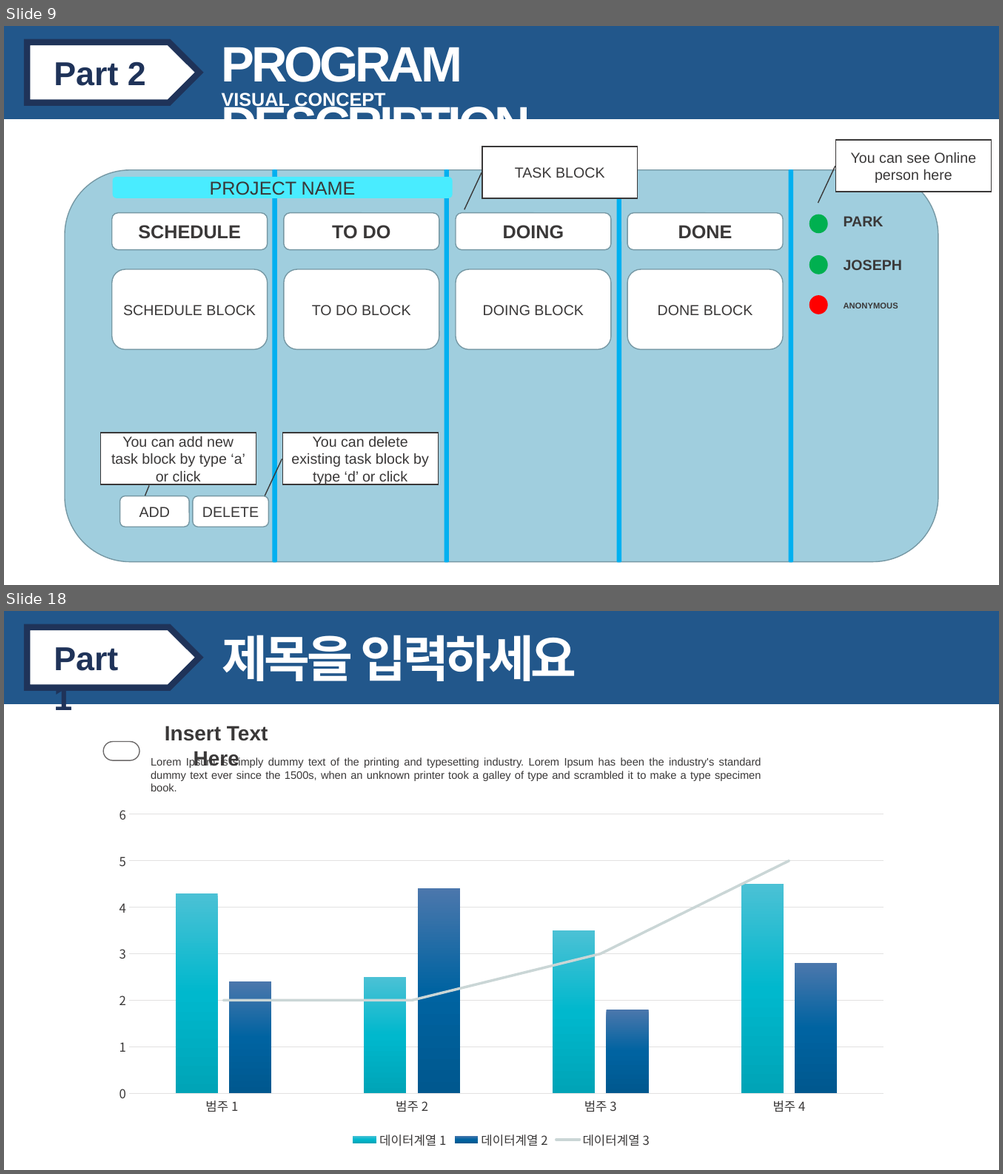
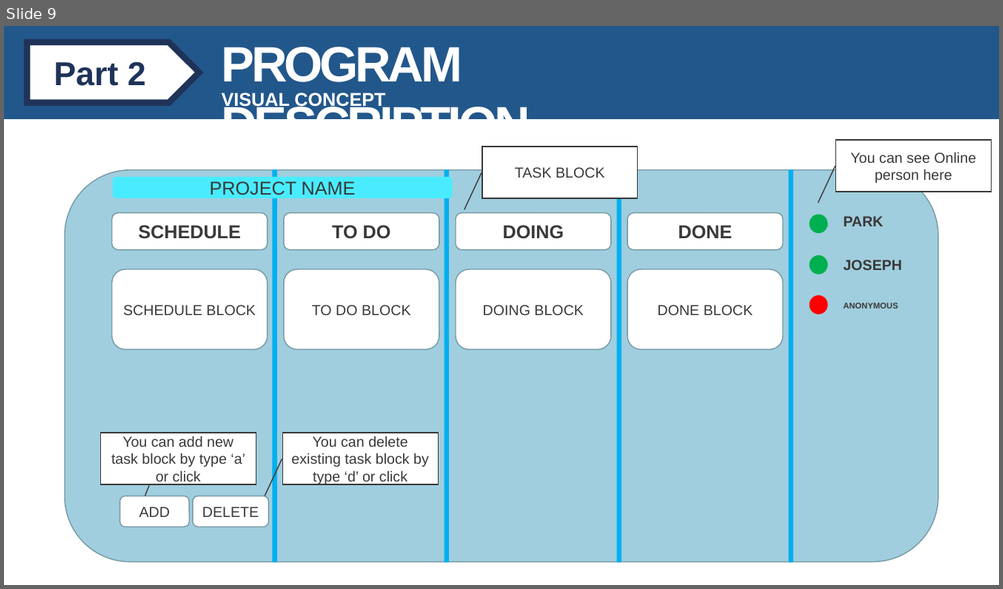
Before and after one commit to sysprogramming/sysproj, a slide deck: TEAM 11.pptx. Shown one above the other, each under a label of ours: slides 9 and 18 before the commit, slide 9 after it; the slides between them are not shown. The pictures are 1003x1174 and 1003x589 pixels, drawn with LibreOffice and Linux fonts; fonts in the diff are those of the drawing. Boxes give left, top, right and bottom in pixels: in the first picture for what was removed or moved away, otherwise in the second. Text is boxed around its words. In the diff, an @@ line names an element or a change of style, - is before the commit and + after.

```diff
--- a/TEAM 11.pptx
+++ b/TEAM 11.pptx
@@ slide 18 removed at bbox=[4, 611, 999, 1170], background #FFFFFF @@
@@ rectangle removed at bbox=[4, 611, 999, 704] @@
@@ pentagon arrow removed at bbox=[27, 627, 199, 688] @@
@@ text removed at bbox=[54, 647, 118, 716] @@
-Part 1
@@ text removed at bbox=[222, 635, 577, 681] @@
-제목을 입력하세요
@@ rounded rectangle removed at bbox=[103, 741, 140, 760] @@
@@ text removed at bbox=[165, 726, 268, 766] @@
-Insert Text Here
@@ text removed at bbox=[151, 757, 761, 792] @@
-Lorem Ipsum is simply dummy text of the printing and typesetting industry. Lorem Ipsum has been the industry's standard dummy text ever since the 1500s, when an unknown printer took a galley of type and scrambled it to make a type specimen book.
@@ column chart removed at bbox=[103, 798, 899, 1153] @@
-categories: 범주 1 , 범주 2, 범주 3, 범주 4
-데이터계열 1: 4.3, 2.5, 3.5, 4.5
-데이터계열 2: 2.4, 4.4, 1.8, 2.8
-데이터계열 3: 2, 2, 3, 5
```
Also in this commit, not shown: 3 slides changed, 2 slides added, 14 other slides removed.
